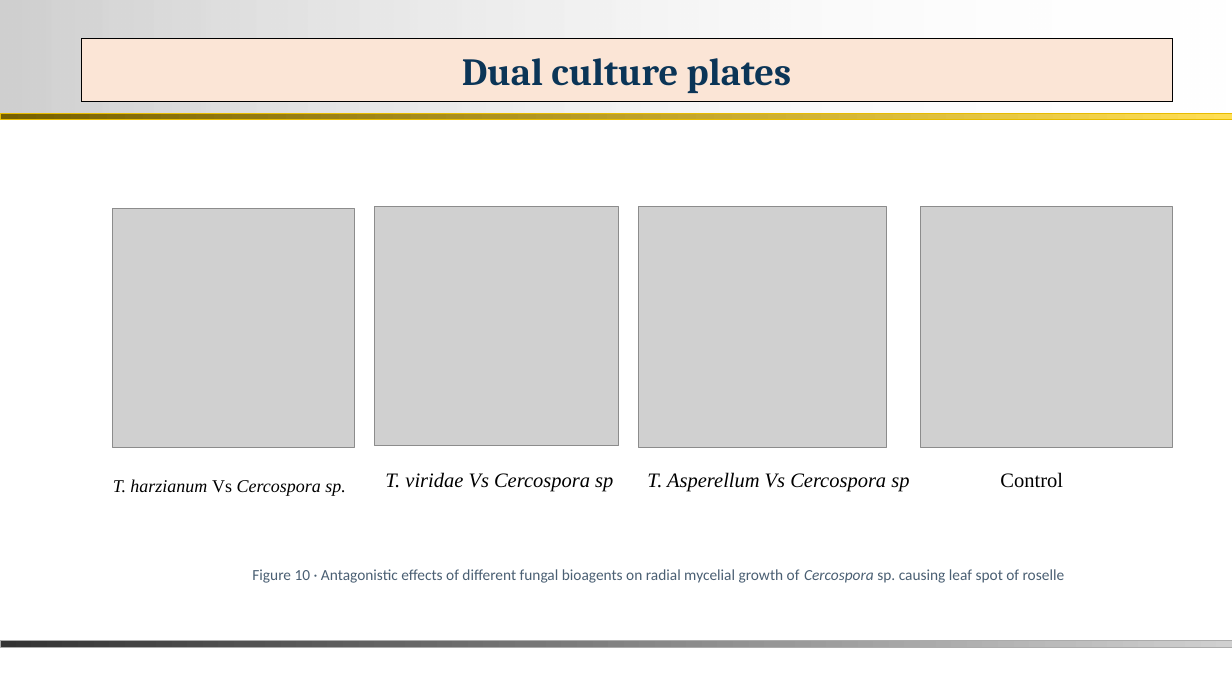
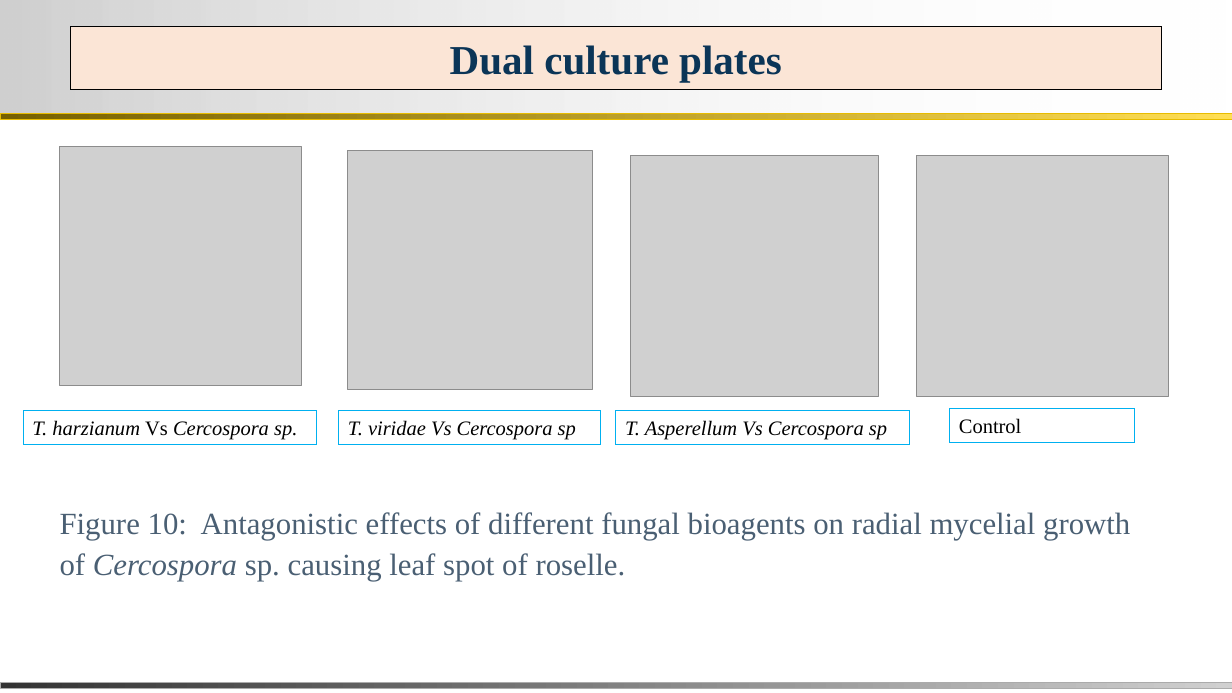
Before and after one commit to bipro-b/nm-documenents, a slide deck: slide 19 of docs/Nisha_MS_Thesis_Defence.pptx (slide 20 before the commit). Drawn at 1232x693 pixels with LibreOffice and Linux fonts; fonts in the diff are those of the drawing; grey boxes stand for pictures; background and template pictures are left out. Boxes give left, top, right and bottom in pixels: in the first picture for what was removed or moved away, otherwise in the second. Text is boxed around its words. In the diff, an @@ line names an element or a change of style, - is before the commit and + after.

```diff
--- a/docs/Nisha_MS_Thesis_Defence.pptx
+++ b/docs/Nisha_MS_Thesis_Defence.pptx
@@ title "Dual culture plates": place and size @@
-title "Dual culture plates" at (81,39,1173,102)
+title "Dual culture plates" at (70,26,1162,89)
@@ title "Dual culture plates" at (70,26,1162,89): size 30 to 32 pt, font Cambria to Times New Roman @@
@@ picture: place and size @@
-picture at (113,208,355,447)
+picture at (59,147,301,386)
@@ picture: place and size @@
-picture at (374,207,619,446)
+picture at (348,151,592,390)
@@ picture: place and size @@
-picture at (639,207,887,447)
+picture at (630,155,879,396)
@@ picture: place and size @@
-picture at (921,207,1173,447)
+picture at (917,155,1168,396)
@@ rectangle "T. harzianum Vs Cercospora sp.": place and size @@
-rectangle "T. harzianum Vs Cercospora sp." at (113,479,345,496)
+rectangle "T. harzianum Vs Cercospora sp." at (23,410,317,445)
@@ rectangle "T. harzianum Vs Cercospora sp." at (23,410,317,445): size 14 to 16 pt; outline none to #00B0F0 0.75 pt @@
@@ rectangle "T. viridae Vs Cercospora sp": place and size @@
-rectangle "T. viridae Vs Cercospora sp" at (385,472,613,492)
+rectangle "T. viridae Vs Cercospora sp" at (339,410,602,445)
@@ rectangle "T. Asperellum Vs Cercospora sp": place and size @@
-rectangle "T. Asperellum Vs Cercospora sp" at (647,472,909,492)
+rectangle "T. Asperellum Vs Cercospora sp" at (616,411,910,445)
@@ outline none to #00B0F0 0.75 pt in 3 elements at (616,411,910,445), (339,410,602,445), (950,409,1135,443) @@
@@ rectangle "Control": place and size @@
-rectangle "Control" at (1000,472,1063,488)
+rectangle "Control" at (950,409,1135,443)
@@ text at (60,512,1130,581): text changed; size 12 to 24 pt; font Calibri to Times New Roman @@
-Figure 10 · Antagonistic effects of different fungal bioagents on radial mycelial growth of Cercospora sp. causing leaf spot of roselle
+Figure 10: Antagonistic effects of different fungal bioagents on radial mycelial growth of Cercospora sp. causing leaf spot of roselle.
@@ rectangle: place and size @@
-rectangle at (0,640,1232,647)
+rectangle at (0,682,1232,689)
```
Also in this commit, not shown: 31 other slides changed, 3 slides removed, 2 other files.
